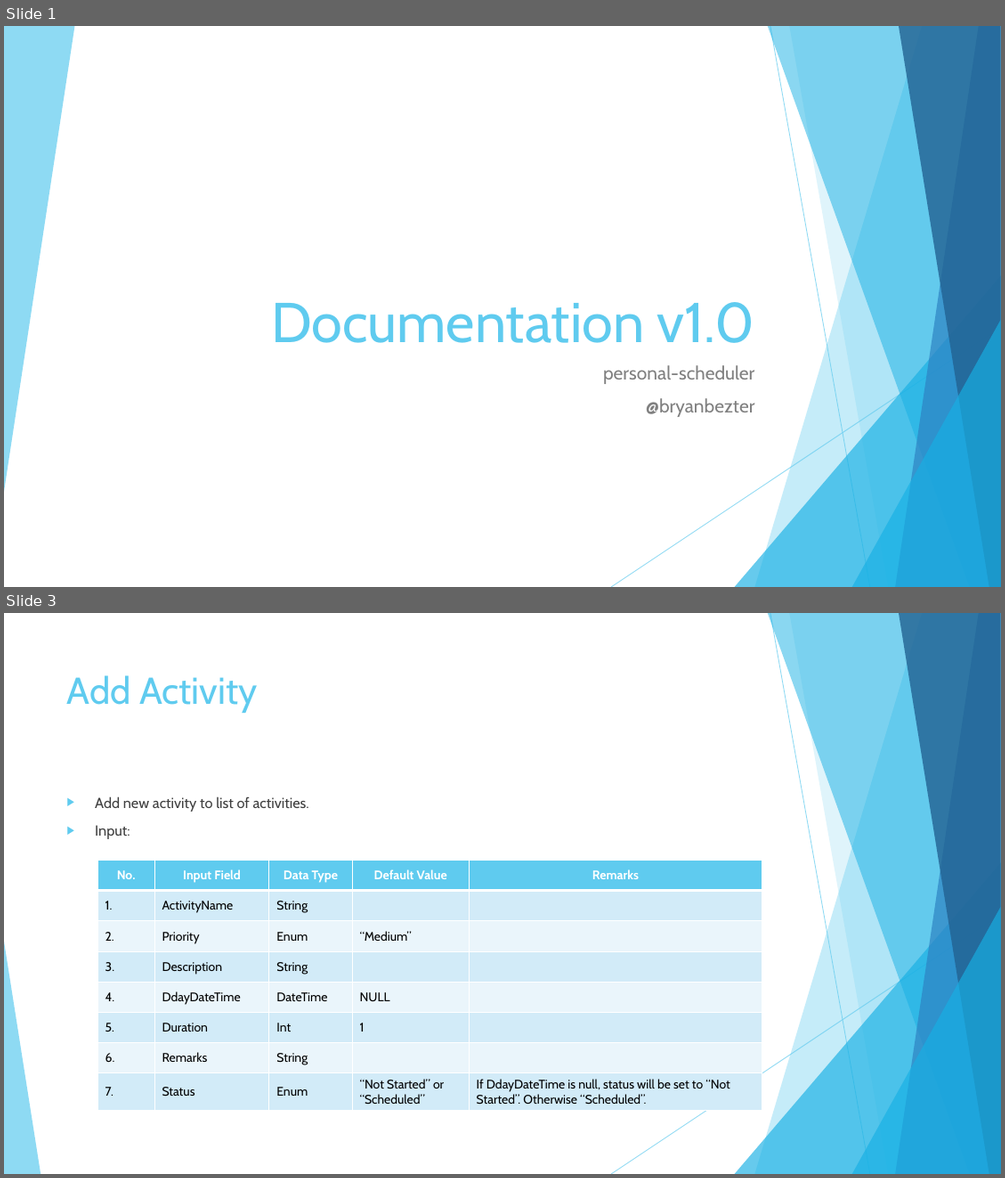
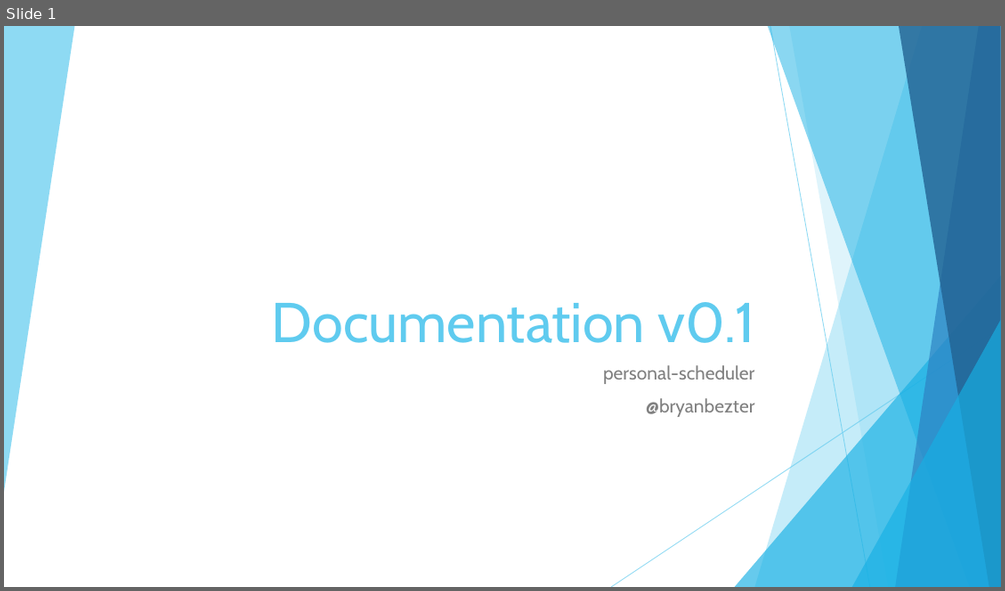
Before and after one commit to bryanbezter/personal-scheduler, a slide deck: Documentation v1.0.pptx. Shown one above the other, each under a label of ours: slides 1 and 3 before the commit, slide 1 after it; the slides between them are not shown. The pictures are 1005x1178 and 1005x591 pixels, drawn with LibreOffice and Linux fonts; fonts in the diff are those of the drawing. Boxes give left, top, right and bottom in pixels: in the first picture for what was removed or moved away, otherwise in the second. Text is boxed around its words. In the diff, an @@ line names an element or a change of style, - is before the commit and + after.

Commit message:
Update documentation
- Finish UI design
- Update db design
- Update state diagram
- Update functional design

```diff
--- a/Documentation v1.0.pptx
+++ b/Documentation v1.0.pptx
@@ slide 3 removed at <box>4,613,1001,1174</box>, background #FFFFFF; not listed: 9 template elements that a slide beside it also shows @@
@@ title removed at <box>67,675,258,713</box> @@
-Add Activity
@@ text removed at <box>95,796,309,839</box> @@
-▶ Add new activity to list of activities.
-▶ Input:
@@ table removed at <box>97,860,761,1111</box>, 8 rows, 5 columns @@
-No. | Input Field | Data Type | Default Value | Remarks
-1. | ActivityName | String |  | 
-2. | Priority | Enum | “Medium” | 
-3. | Description | String |  | 
-4. | DdayDateTime | DateTime | NULL | 
-5. | Duration | Int | 1 | 
-6. | Remarks | String |  | 
-7. | Status | Enum | “Not Started” or “Scheduled” | If DdayDateTime is null, status will be set to “Not Started”. Otherwise “Scheduled”.
@@ triangle removed at <box>4,941,40,1174</box> @@
@@ slide 1 changed as well @@
@@ title at <box>272,302,754,343</box>: text changed @@
-Documentation v1.0
+Documentation v0.1
```
Also in this commit, not shown: 8 other slides changed, 12 slides added, 5 other slides removed.
